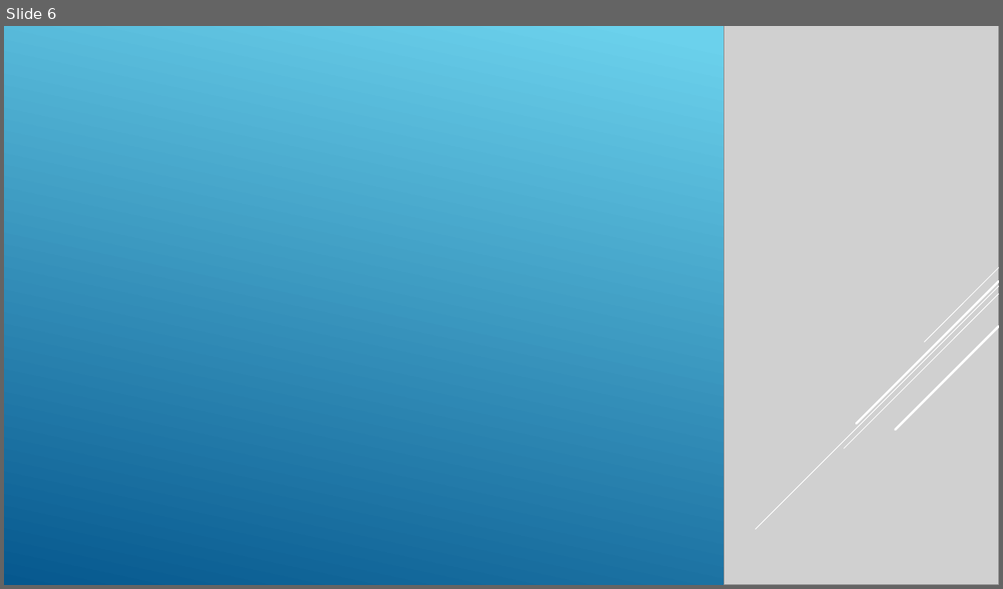
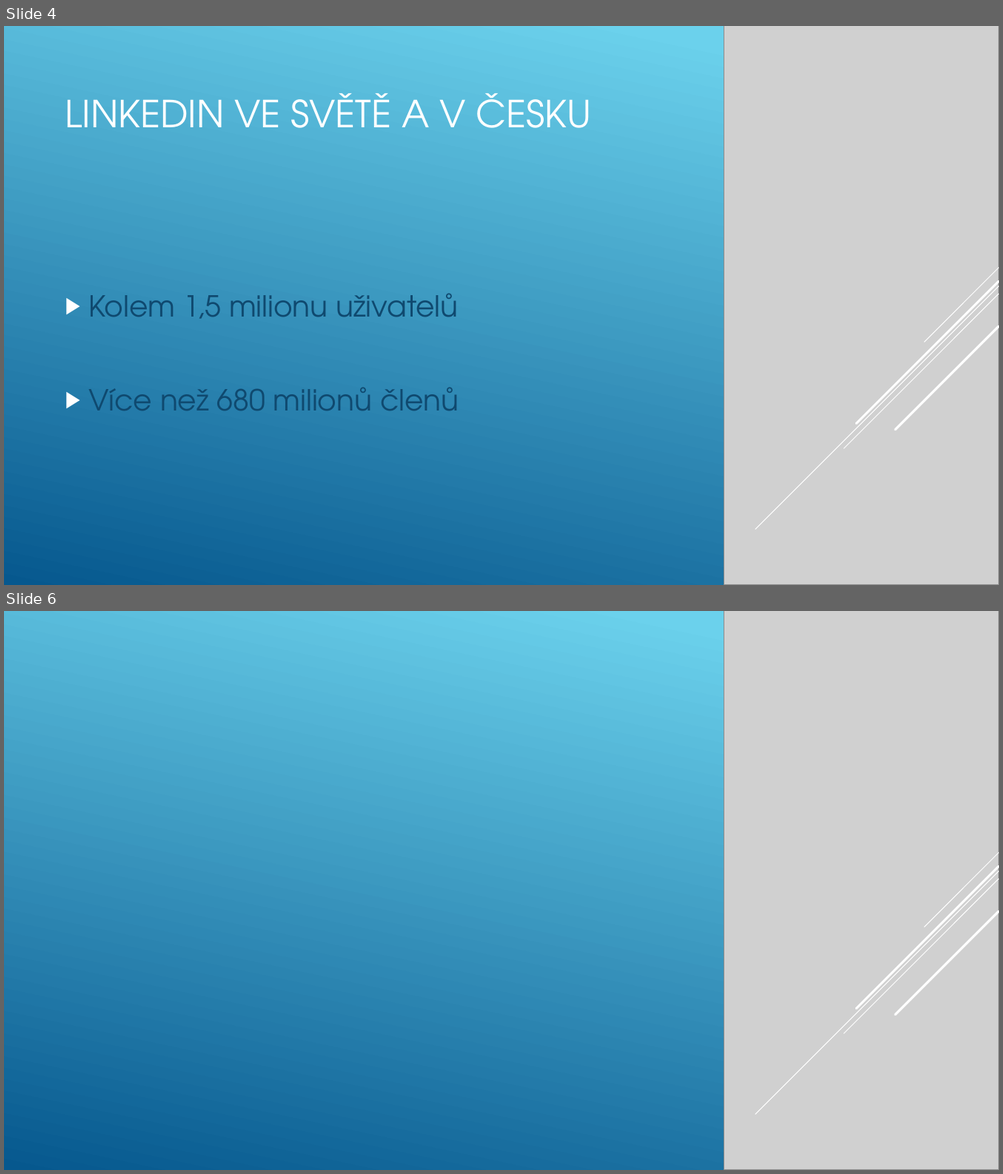
Before and after one commit to Jelenos69/I11-prezentace-Jel-nek, a slide deck: Jelinek.pptx. Shown one above the other, each under a label of ours: slide 6 before the commit, slides 4 and 6 after it; the slides between them are not shown. The pictures are 1003x589 and 1003x1174 pixels, drawn with LibreOffice and Linux fonts; fonts in the diff are those of the drawing; grey boxes stand for pictures. Boxes give left, top, right and bottom in pixels: in the first picture for what was removed or moved away, otherwise in the second. Text is boxed around its words. In the diff, an @@ line names an element or a change of style, - is before the commit and + after.

```diff
--- a/Jelinek.pptx
+++ b/Jelinek.pptx
@@ slide 4 added at bbox=[4, 26, 999, 585], background gradient #6ED2EB to #06588E @@
@@ picture added at bbox=[724, 26, 999, 585] @@
@@ title added at bbox=[65, 93, 592, 128], 36 pt, text #FFFFFF @@
+LINKEDIN VE SVĚTĚ A V ČESKU
@@ text added at bbox=[88, 293, 458, 411], 28 pt, text #0F496F @@
+▶ Kolem 1,5 milionu uživatelů
+▶ Více než 680 milionů členů
@@ group added at bbox=[755, 268, 999, 530]: 5 lines @@
```
Also in this commit, not shown: 2 slides changed, 4 other slides added, 5 slides removed.
